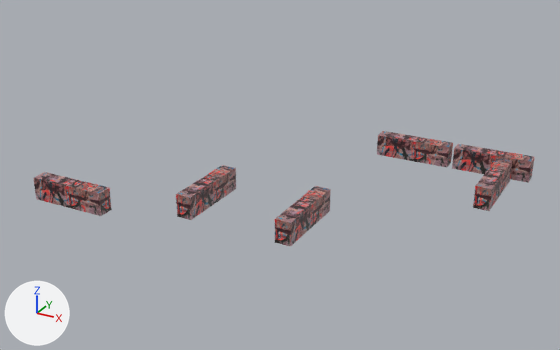
What one commit did to the OBJ model data/decor2.obj.
Both versions are drawn from a camera (50 mm lens) standing at (33734.0, -66797.0, 29415.0) and looking at (634.0, -6613.0, -677.0). Arrows for +X, +Y and +Z are at lower left; the lights stay in place. The older version comes first. Where no turn or scale is listed for an object, it has been applied to the vertices.
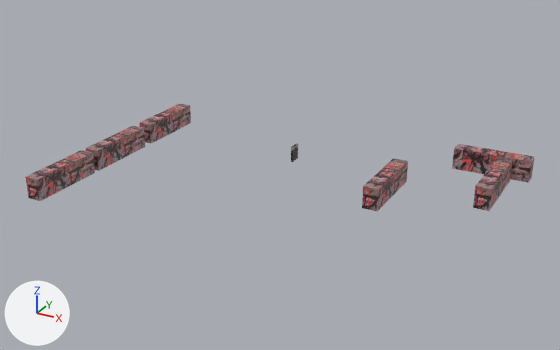
Boxes (x1, y1, x2, y2) around the edits, measured in the pictures (560 x 350 px):
'Cube.034', deleted (brown): before (33, 172, 112, 216)
'Cube.040', added (brown): after (26, 150, 95, 201)
'Cube.036', deleted (brown): before (275, 186, 331, 247)
'Cube.035', deleted: before (176, 165, 236, 220)
'Cube.037', deleted (brown): before (377, 131, 453, 167)
'Cube.045_Cube.078', added (brown): after (362, 158, 408, 211)
'Cube.041', added (brown): after (86, 126, 145, 171)
'Cube.042', added (brown): after (139, 104, 191, 143)
'Cube.047_Cube.022', added: after (291, 143, 298, 162)

The change, as a list of edits to the scene's bpy script:
```text
Add img_door063_bmp:
    img_door063_bmp = load_image('door063.bmp', 'textures/photorealistic_door/door063.bmp', 512, 512, 'sRGB')
Add mat_matériau_006:
    mat_matériau_006 = principled_material('Matériau.006')
    mat_matériau_006.texture = img_door063_bmp
    mat_matériau_006.roughness = 0.526
Add me_cube_047_cube_022:
    me_cube_047_cube_022.from_pydata(...)  # 24 vertices, 22 faces; spans x -709.0..-499.0, y -1852.0..-694.0, z -1303.0..328.0
    me_cube_047_cube_022.materials.append(mat_matériau_006)  # picture img_door063_bmp
Add me_cube_045_cube_078:
    me_cube_045_cube_078.from_pydata(...)  # 12 vertices, 10 faces; spans x 9325.0..10828.0, y -6747.0..897.0, z -2110.0..97.0
    me_cube_045_cube_078.materials.append(mat_matériau_003)  # picture img_brick003r_bmp
Add me_cube_042:
    me_cube_042.from_pydata(...)  # 12 vertices, 10 faces; spans x -19188.0..-17685.0, y -2968.0..4677.0, z -2110.0..97.0
    me_cube_042.materials.append(mat_matériau_003)  # picture img_brick003r_bmp
Add me_cube_041:
    me_cube_041.from_pydata(...)  # 12 vertices, 10 faces; spans x -19188.0..-17685.0, y -11714.0..-4070.0, z -2110.0..97.0
    me_cube_041.materials.append(mat_matériau_003)  # picture img_brick003r_bmp
Add me_cube_040:
    me_cube_040.from_pydata(...)  # 12 vertices, 10 faces; spans x -19188.0..-17685.0, y -19958.0..-12314.0, z -2110.0..97.0
    me_cube_040.materials.append(mat_matériau_003)  # picture img_brick003r_bmp
Remove ob_cube_034:
    ob_cube_034 = bpy.data.objects.new('Cube.034', me_cube_034)
    ob_cube_034.location = (0.0, 0.0, 0.0)
Remove ob_cube_035:
    ob_cube_035 = bpy.data.objects.new('Cube.035', me_cube_035)
    ob_cube_035.location = (0.0, 0.0, 0.0)
Remove ob_cube_036:
    ob_cube_036 = bpy.data.objects.new('Cube.036', me_cube_036)
    ob_cube_036.location = (0.0, 0.0, 0.0)
Remove ob_cube_037:
    ob_cube_037 = bpy.data.objects.new('Cube.037', me_cube_037)
    ob_cube_037.location = (0.0, 0.0, 0.0)
Add ob_cube_047_cube_022:
    ob_cube_047_cube_022 = bpy.data.objects.new('Cube.047_Cube.022', me_cube_047_cube_022)
    ob_cube_047_cube_022.location = (0.0, 0.0, 0.0)
Add ob_cube_045_cube_078:
    ob_cube_045_cube_078 = bpy.data.objects.new('Cube.045_Cube.078', me_cube_045_cube_078)
    ob_cube_045_cube_078.location = (0.0, 0.0, 0.0)
Add ob_cube_042:
    ob_cube_042 = bpy.data.objects.new('Cube.042', me_cube_042)
    ob_cube_042.location = (0.0, 0.0, 0.0)
Add ob_cube_041:
    ob_cube_041 = bpy.data.objects.new('Cube.041', me_cube_041)
    ob_cube_041.location = (0.0, 0.0, 0.0)
Add ob_cube_040:
    ob_cube_040 = bpy.data.objects.new('Cube.040', me_cube_040)
    ob_cube_040.location = (0.0, 0.0, 0.0)
```
